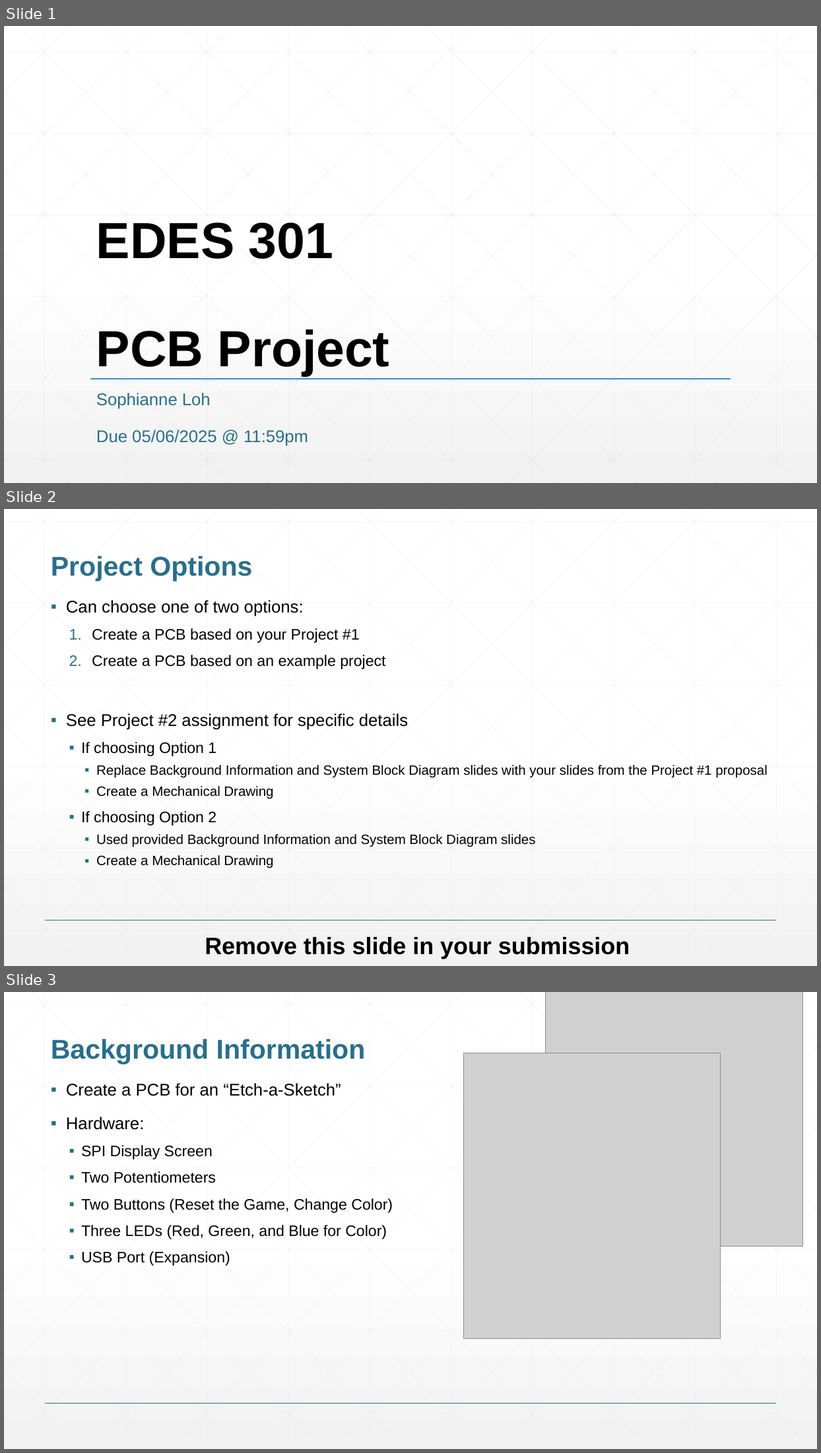
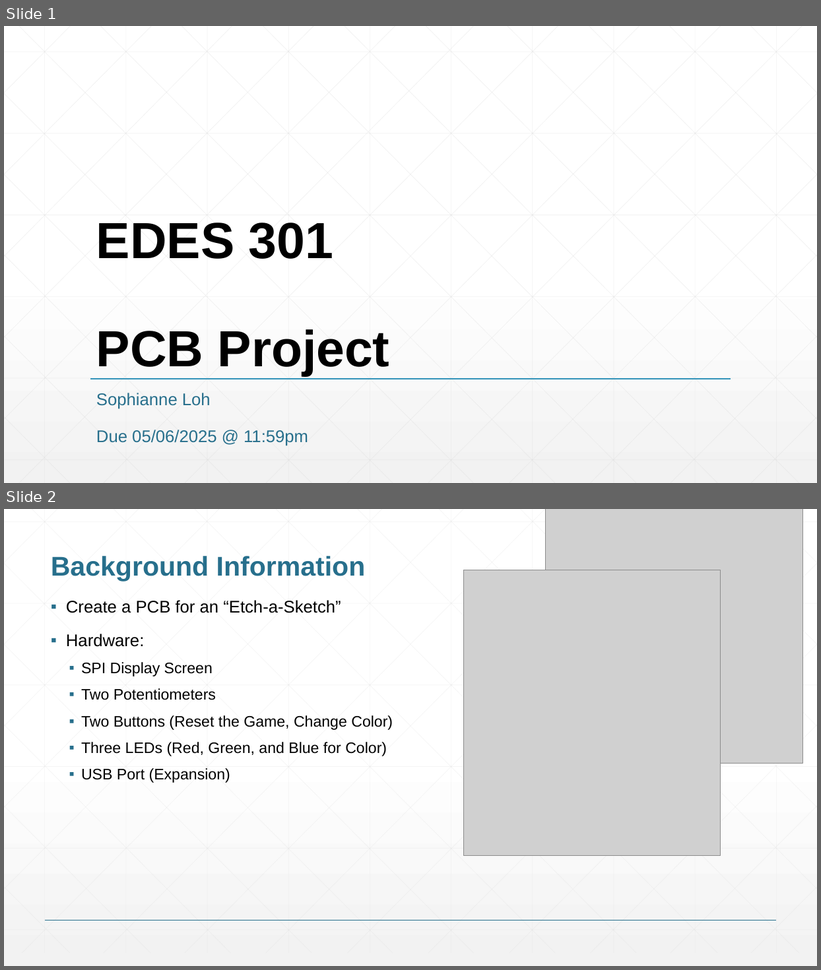
Before and after one commit to sophiloh/EDES301, a slide deck: project_02/docs/ENGI301_project_02.pptx. Shown one above the other, each under a label of ours: slides 1, 2 and 3 before the commit, slides 1 and 2 after it. The pictures are 821x1453 and 821x970 pixels, drawn with LibreOffice and Linux fonts; fonts in the diff are those of the drawing; grey boxes stand for pictures. Boxes give left, top, right and bottom in pixels: in the first picture for what was removed or moved away, otherwise in the second. Text is boxed around its words. In the diff, an @@ line names an element or a change of style, - is before the commit and + after.

Commit message:
Added library and updated ppt

```diff
--- a/project_02/docs/ENGI301_project_02.pptx
+++ b/project_02/docs/ENGI301_project_02.pptx
@@ slide 2 removed at (4, 509, 817, 966), background gradient #FFFFFF to #F2F2F2; not listed: 47 template elements that a slide beside it also shows @@
@@ title removed at (51, 556, 252, 582) @@
-Project Options
@@ text removed at (66, 600, 768, 869) @@
-▪ Can choose one of two options:
-  1. Create a PCB based on your Project #1
-  2. Create a PCB based on an example project
-▪ See Project #2 assignment for specific details
-  ▪ If choosing Option 1
-    ▪ Replace Background Information and System Block Diagram slides with your slides from the Project #1 proposal
-    ▪ Create a Mechanical Drawing
-  ▪ If choosing Option 2
-    ▪ Used provided Background Information and System Block Diagram slides
-    ▪ Create a Mechanical Drawing
@@ text removed at (205, 937, 630, 959) @@
-Remove this slide in your submission
@@ what was slide 3 is now slide 2 @@
```
Also in this commit, not shown: 8 other files.
